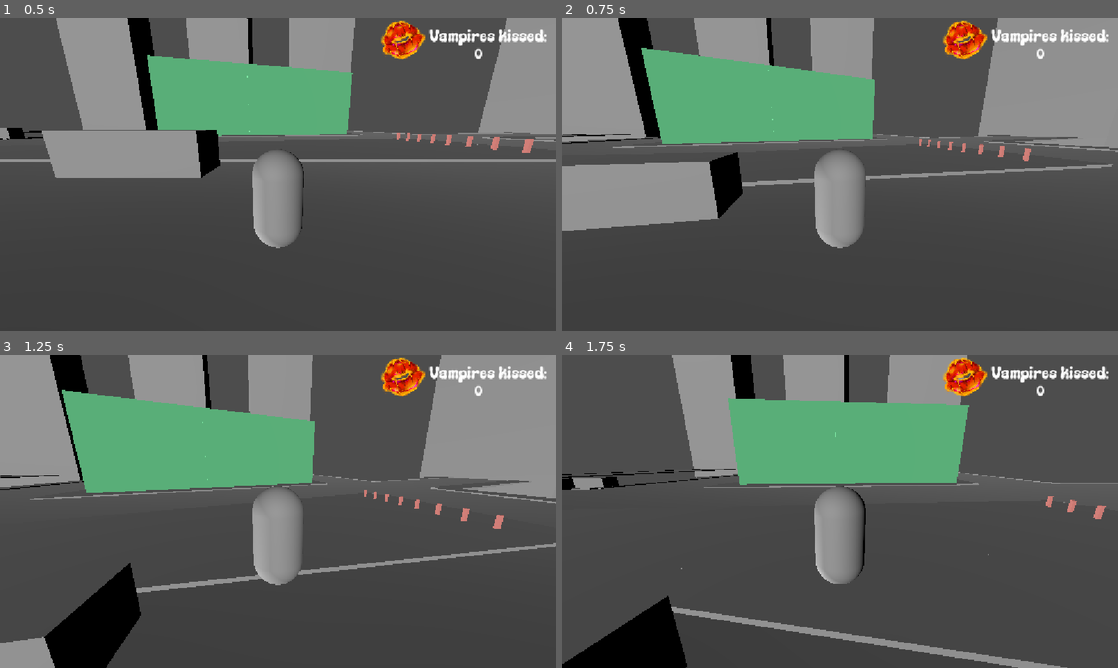
Above: before the commit, frames 1-4 (two rows, left to right).
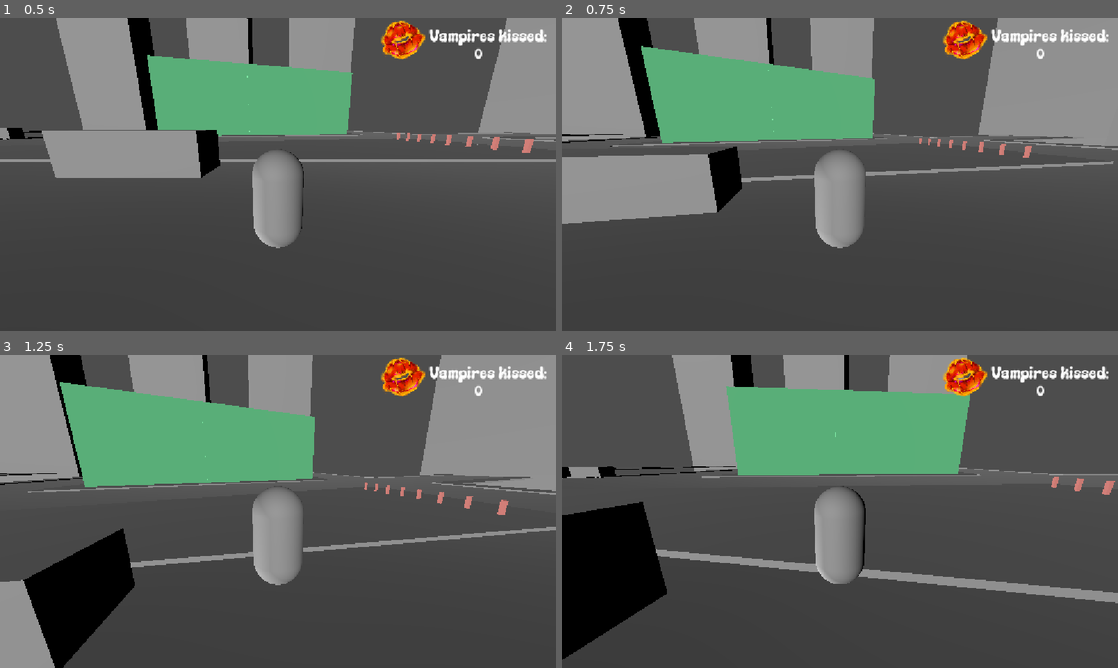
Above: after the commit, the same moments.

Repository: gamedagamez-dev/DownForTheCountGMTK2026
Game: Godot game, scene res://Scenes/World/World3d.tscn
Two runs of this game, one before a commit and one after it. Both use one fixed random seed, a clock stepped at 60 frames per second and the inputs below.
Inputs (mouse positions are in pixels of both pictures, inside the frame that each line leads up to):
- Up to frame 1 (0.5 s): no input
- Up to frame 2 (0.75 s): tap Enter at 0.5 s; move the mouse to (867, 174) at 0.52 s; hold W (move_forward) from 0.53 s (still down); tap Space (movement_jump) at 0.6 s
- Up to frame 3 (1.25 s): keep holding W (move_forward); tap Space (movement_jump) at 0.77, 1.07 s
- Up to frame 4 (1.75 s): keep holding W (move_forward); move the mouse to (812, 511) at 1.27 s; tap Shift (movement_sprint) at 1.35 s; tap Space (movement_jump) at 1.52, 1.55 s

Frame 1 is identical in both runs. In frame 2, 4.0% of the frame differs, in the area x 0-100%, y 8-68%; in frame 3, 11%; in frame 4, 17%, in the area x 0-100%, y 10-100%.

Commit message:
adjust jump height

Diff:
--- a/Scenes/Player/player_3d.gd
+++ b/Scenes/Player/player_3d.gd
@@ -2,7 +2,7 @@
 
 # Movement settings
 @export var speed: float = 7.0
-@export var jump_velocity: float = 8
+@export var jump_velocity: float = 6
 @export var sprint_speed: float = 5.0
 @export var sprinting: bool = false
 @export var wall_jump_force = 6.0
@@ -61,7 +61,7 @@
 	if not is_on_floor():
 		velocity.y -= gravity * delta
 
-	if Input.is_action_just_pressed("movement_jump") and is_on_floor():
+	if Input.is_action_just_pressed("movement_jump"):
 		if is_on_floor():
 			velocity.y = jump_velocity
 		elif is_on_wall_only():
